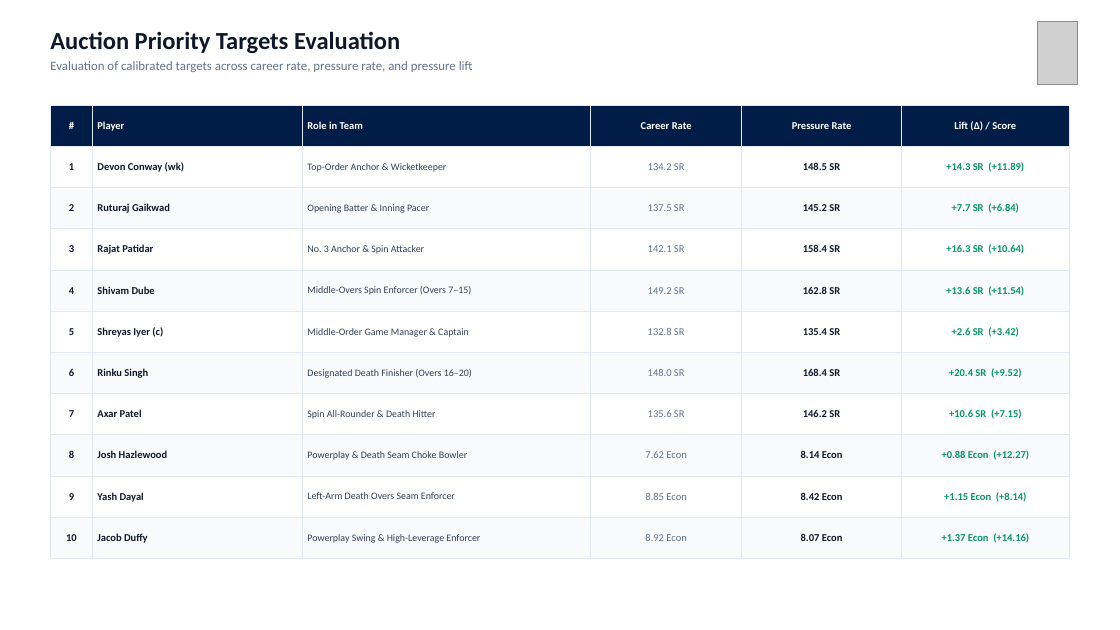
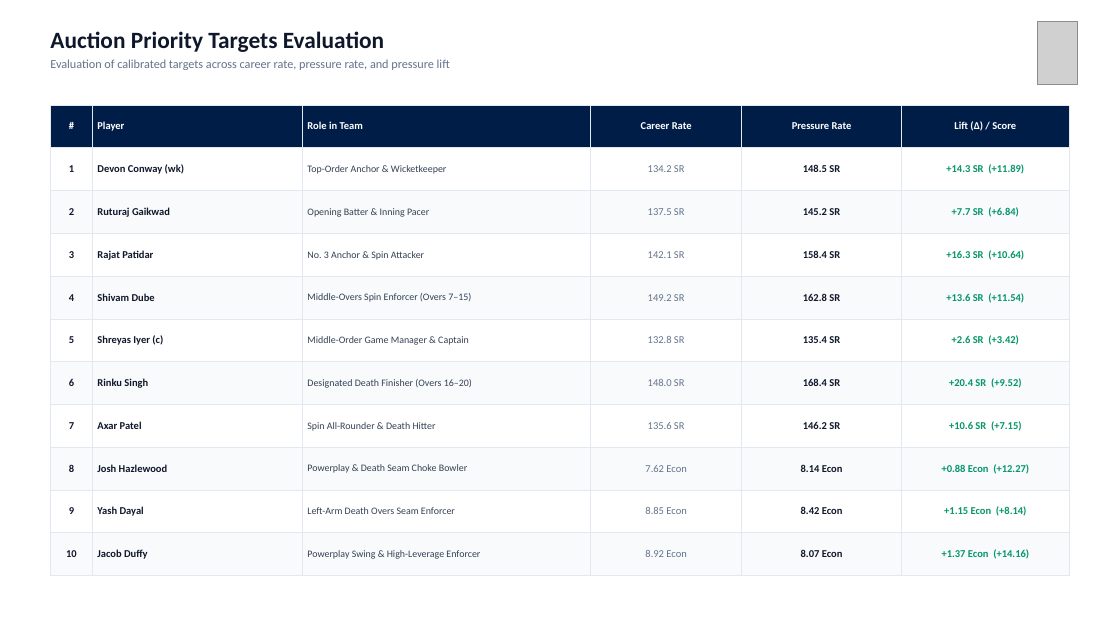
Before and after one commit to Ketanrawat2004/RR-Dashboard, a slide deck: slide 10 of RR_SupeRR_Selector_Season2_Ketan_Rawat.pptx (slide 9 before the commit). Drawn at 1120x630 pixels with LibreOffice and Linux fonts; fonts in the diff are those of the drawing; grey boxes stand for pictures. Boxes give left, top, right and bottom in pixels: in the first picture for what was removed or moved away, otherwise in the second. Text is boxed around its words. In the diff, an @@ line names an element or a change of style, - is before the commit and + after.

```diff
--- a/RR_SupeRR_Selector_Season2_Ketan_Rawat.pptx
+++ b/RR_SupeRR_Selector_Season2_Ketan_Rawat.pptx
@@ text "Auction Priority Targets Evaluation" at box(50, 31, 450, 70): size 21 to 20 pt in "Auction Priority Targets Evaluation"; size 11 to 10.5 pt in "Evaluation of calibrated targets across career rate, ..." @@
@@ table: place and size @@
-table at box(50, 105, 1070, 559)
+table at box(50, 105, 1070, 576)
```
Also in this commit, not shown: 11 other slides changed, 1 slide added, 2 other files.
